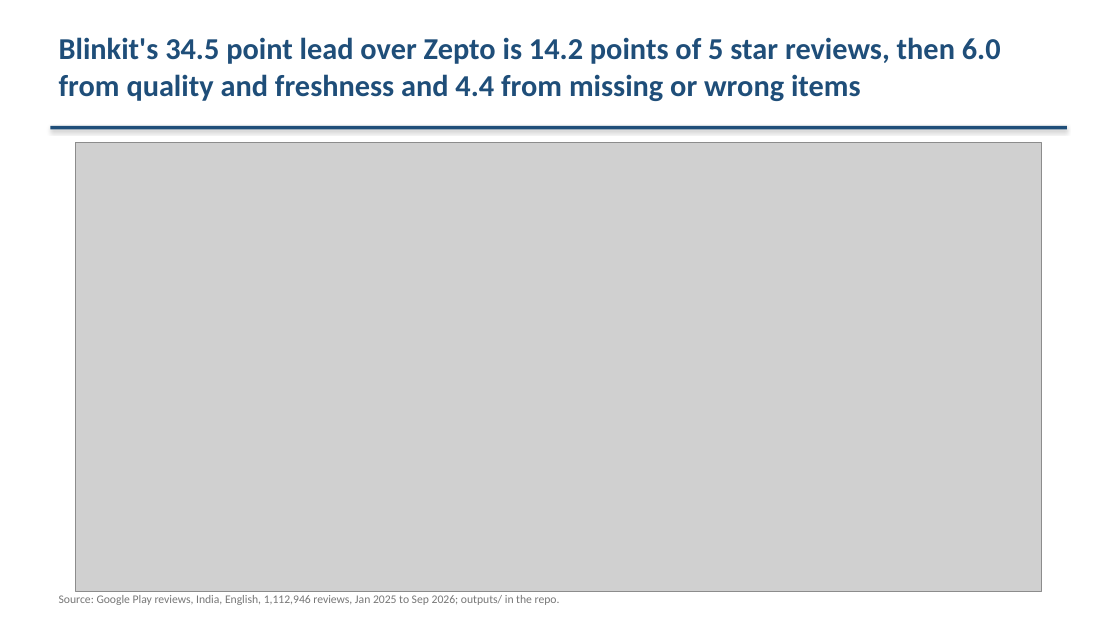
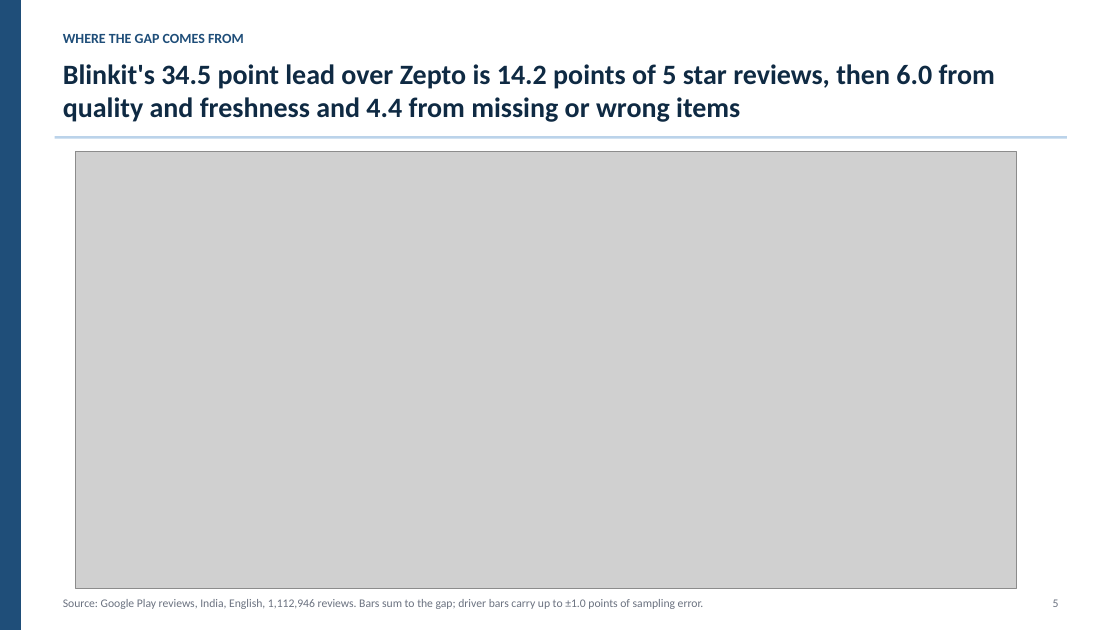
Before and after one commit to kaasyapv/Quick-Commerce-NPS-Benchmark-from-App-Reviews, a slide deck: slide 5 of deck/qcom_nps.pptx (slide 4 before the commit). Drawn at 1120x630 pixels with LibreOffice and Linux fonts; fonts in the diff are those of the drawing; grey boxes stand for pictures. Boxes give left, top, right and bottom in pixels: in the first picture for what was removed or moved away, otherwise in the second. Text is boxed around its words. In the diff, an @@ line names an element or a change of style, - is before the commit and + after.

```diff
--- a/deck/qcom_nps.pptx
+++ b/deck/qcom_nps.pptx
@@ rectangle added at (0,0,21,630), fill #1F4E79 @@
@@ text "Blinkit's 34.5 point lead over ...": place and size @@
-text "Blinkit's 34.5 point lead over ..." at (59,37,1001,101)
+text "Blinkit's 34.5 point lead over ..." at (63,64,995,122)
@@ text "Blinkit's 34.5 point lead over ..." at (63,64,995,122): size 26 to 24 pt, text colour #1F4E79 to #0F2A43; less space between paragraphs @@
@@ text added at (63,34,244,43), 12 pt, text #1F4E79, bold @@
+WHERE THE GAP COMES FROM
@@ rectangle: place and size @@
-rectangle at (50,126,1067,129)
+rectangle at (55,136,1067,139)
@@ rectangle at (55,136,1067,139): fill #1F4E79 to #BBD3EA; shadow off @@
@@ picture: place and size @@
-picture at (76,143,1042,592)
+picture at (76,151,1017,588)
@@ text at (63,599,704,609): text changed; text colour #777777 to #6B7280 @@
-Source: Google Play reviews, India, English, 1,112,946 reviews, Jan 2025 to Sep 2026; outputs/ in the repo.
+Source: Google Play reviews, India, English, 1,112,946 reviews. Bars sum to the gap; driver bars carry up to ±1.0 points of sampling error.
@@ text added at (1053,599,1059,607), 10 pt, text #6B7280 @@
+5
```
Also in this commit, not shown: 4 other slides changed, 2 slides added, 1 slide removed, 2 other files.
